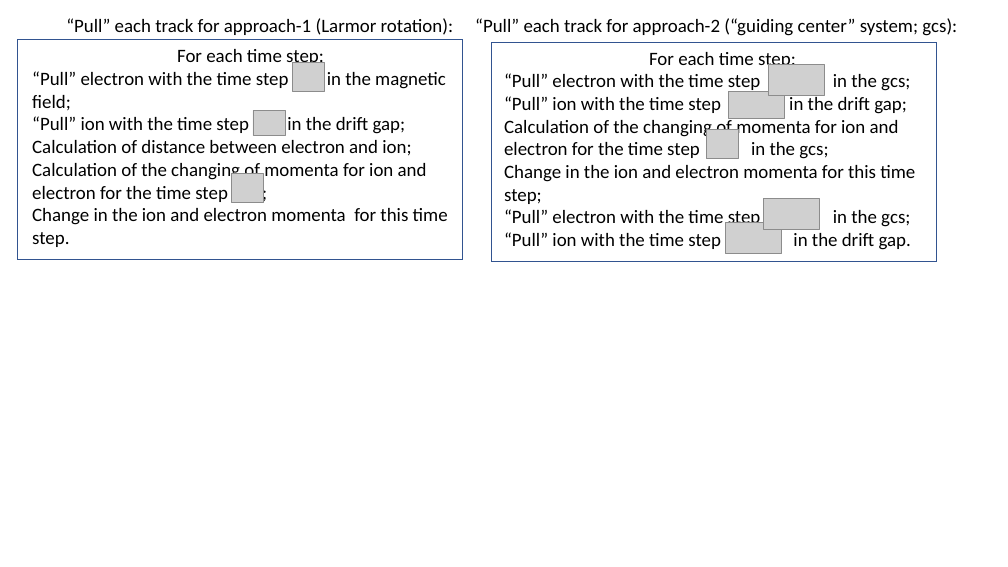
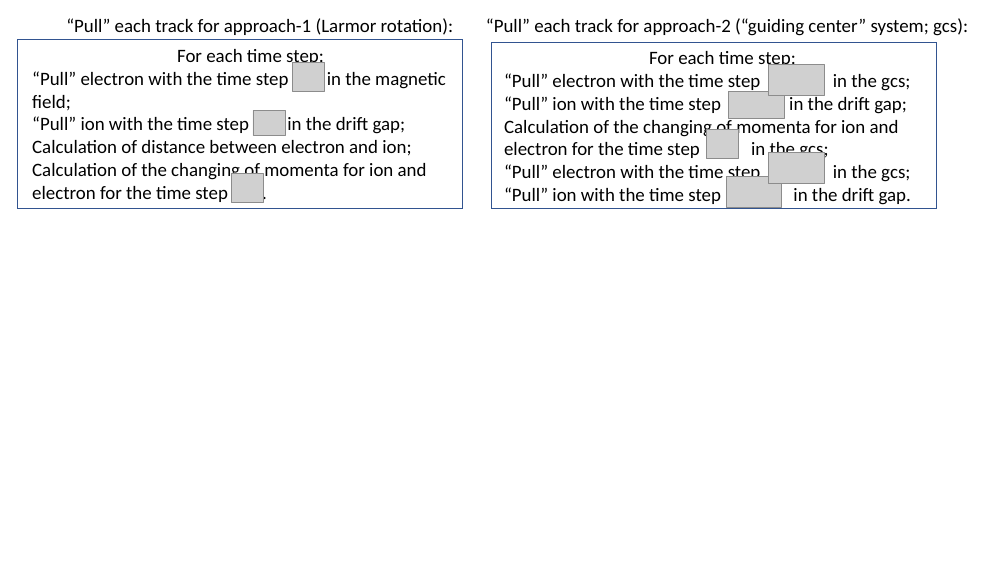
Before and after one commit to radiasoft/rsdynfric, a slide deck: slide 6 of docs/eidelyur/docs/magnetizedElectronFigures.pptx. Drawn at 1008x567 pixels with LibreOffice and Linux fonts; fonts in the diff are those of the drawing; grey boxes stand for pictures. Boxes give left, top, right and bottom in pixels: in the first picture for what was removed or moved away, otherwise in the second. Text is boxed around its words. In the diff, an @@ line names an element or a change of style, - is before the commit and + after.

Commit message:
Update of the files at 10/31/2017
Renew Figures for both approaches, first finished verdipn of the
description of the script-v6

```diff
--- a/docs/eidelyur/docs/magnetizedElectronFigures.pptx
+++ b/docs/eidelyur/docs/magnetizedElectronFigures.pptx
@@ text "“Pull” each track for approach-2 ...": place and size @@
-text "“Pull” each track for approach-2 ..." at [475,18,957,36]
+text "“Pull” each track for approach-2 ..." at [486,18,968,36]
@@ rectangle: place and size @@
-rectangle at [18,39,463,259]
+rectangle at [18,39,463,208]
@@ rectangle: place and size @@
-rectangle at [492,42,936,262]
+rectangle at [492,42,936,208]
@@ text at [32,160,427,202]: text changed @@
-Calculation of the changing of momenta for ion and electron for the time step ;
-Change in the ion and electron momenta for this time step.
+Calculation of the changing of momenta for ion and electron for the time step .
@@ text at [504,165,915,204]: paragraph removed @@
-Change in the ion and electron momenta for this time step;
@@ picture added at [726,176,782,207] @@
@@ picture added at [769,153,825,184] @@
@@ picture removed at [764,198,820,229] @@
@@ picture removed at [725,222,781,253] @@
```
Also in this commit, not shown: 1 other slide changed, 31 other files.
